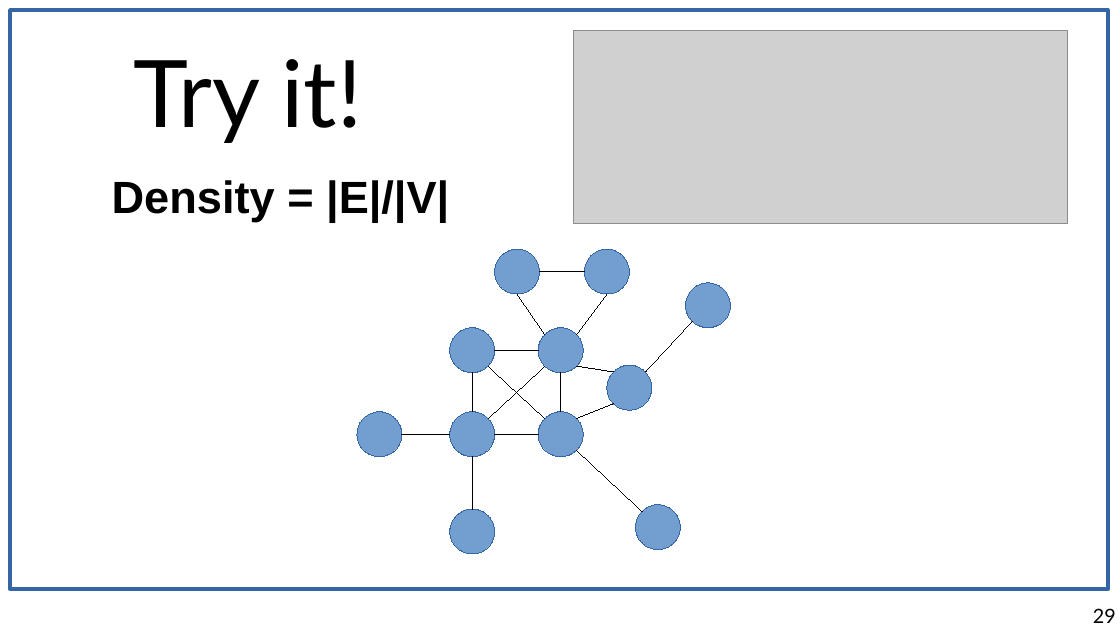
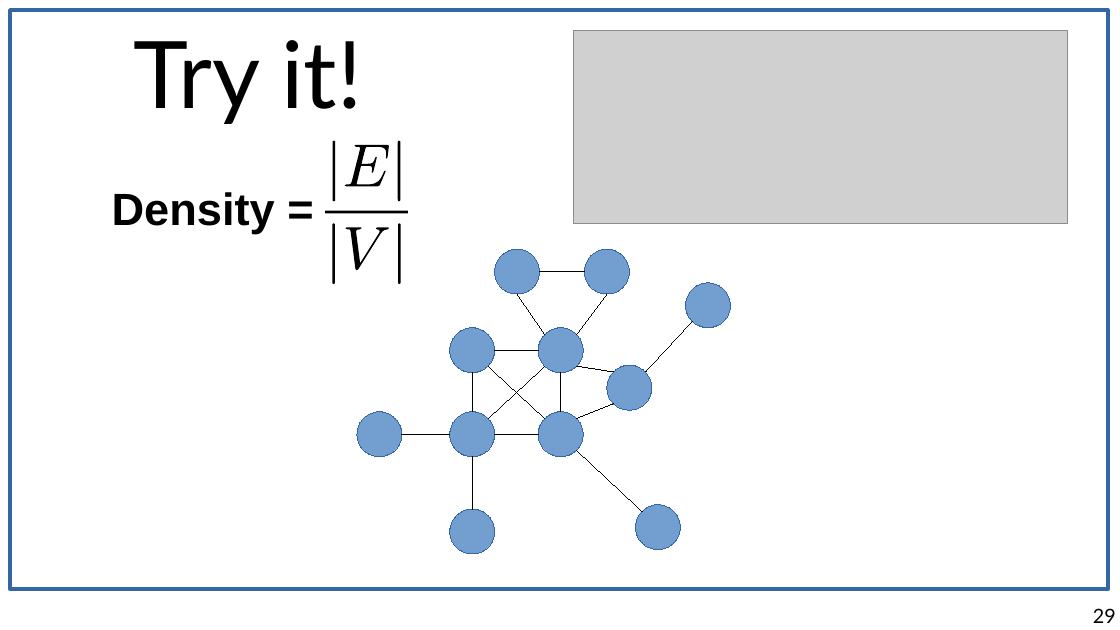
Before and after one commit to chatox/networks-science-course, a slide deck: slide 29 of theory/tt13_dense_subgraphs.odp. Drawn at 1120x630 pixels with LibreOffice and Linux fonts; fonts in the diff are those of the drawing; grey boxes stand for pictures. Boxes give left, top, right and bottom in pixels: in the first picture for what was removed or moved away, otherwise in the second. Text is boxed around its words. In the diff, an @@ line names an element or a change of style, - is before the commit and + after.

```diff
--- a/theory/tt13_dense_subgraphs.odp
+++ b/theory/tt13_dense_subgraphs.odp
@@ title "Try it!": place and size @@
-title "Try it!" at box(133, 59, 363, 143)
+title "Try it!" at box(133, 40, 363, 124)
@@ text at box(112, 192, 275, 234): text changed @@
-Density = |E|/|V|
+Density =
@@ group added at box(325, 140, 408, 285): 8 freeform shapes @@
```
Also in this commit, not shown: 2 other slides changed, 1 other file.
